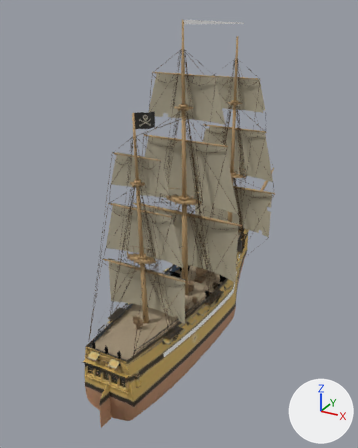
The glTF model public/ships/frigate.glb: old version first, new version second.
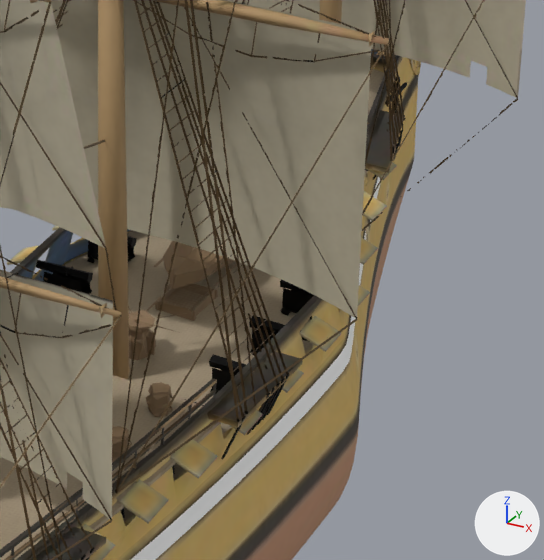
There are two pictures of each version: one whole from a camera (50 mm lens) standing at (26.0, -51.0, 37.2) and looking at (-2.8, 1.3, 11.1), one close up on the part from 45% to 77% of the width and 48% to 74% of the height. Lighting does not change. The marker at lower right points along +X, +Y and +Z. The last two pictures show the newer version. Where no turn or scale is listed for an object, it has been applied to the vertices.

Objects in the first close-up: 'Bulwarks', 'Channels', 'Deck_Furniture', 'Deck_Main', 'Deck_Quarter', 'Hull', 'Hull_Stripe', 'Masts', 'Rails', 'Rigging', 'Sails', 'Yard_03' and 26 more.
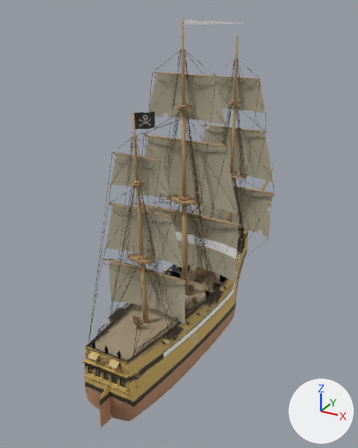
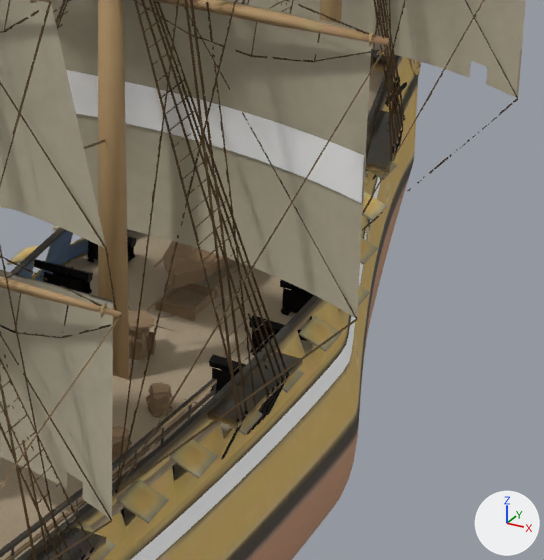
Diff of the bpy script that builds the scene:
```diff
--- a/public/ships/frigate.glb.py
+++ b/public/ships/frigate.glb.py
@@ mat_frigate_sailband @@
+mat_frigate_sailband = principled_material('Frigate_SailBand')
+mat_frigate_sailband.base_color = (1.0, 1.0, 1.0)  # white #ffffff
+mat_frigate_sailband.roughness = 0.7
@@ me_sail_band @@
+me_sail_band.from_pydata(...)  # 114 vertices, 144 faces; spans x -6.82..6.81, y -1.96..-0.66, z 9.79..11.11
+me_sail_band.materials.append(mat_frigate_sailband)  # white #ffffff
@@ ob_sail_band @@
+ob_sail_band = bpy.data.objects.new('Sail_Band', me_sail_band)
+ob_sail_band.location = (0.0, 0.0, 0.0)
```

Location of each change, (x1, y1, x2, y2) in pixels of the close-ups (544 x 560 px):
'Sail_Band', added: after (66, 70, 366, 203)
